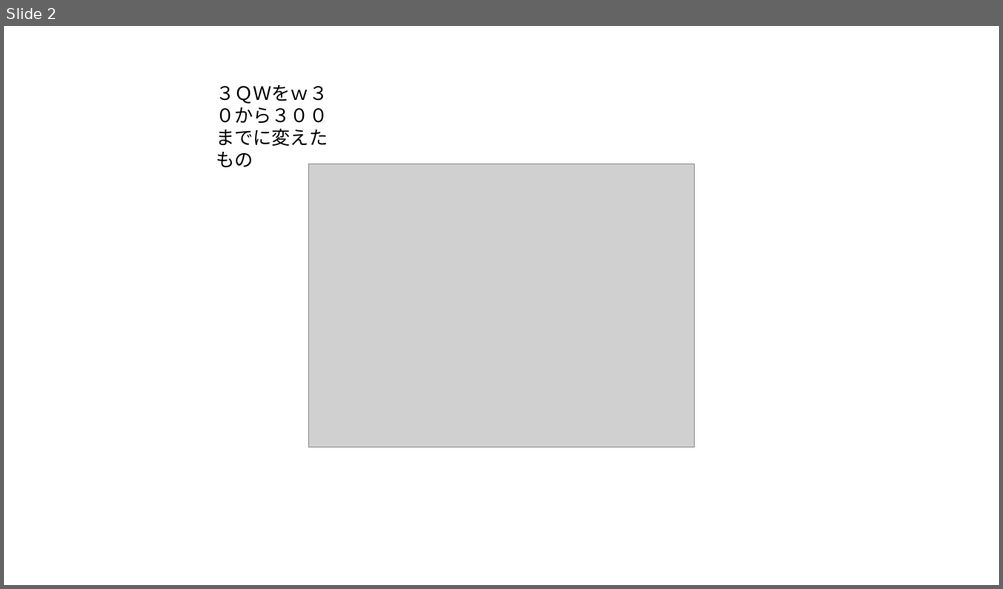
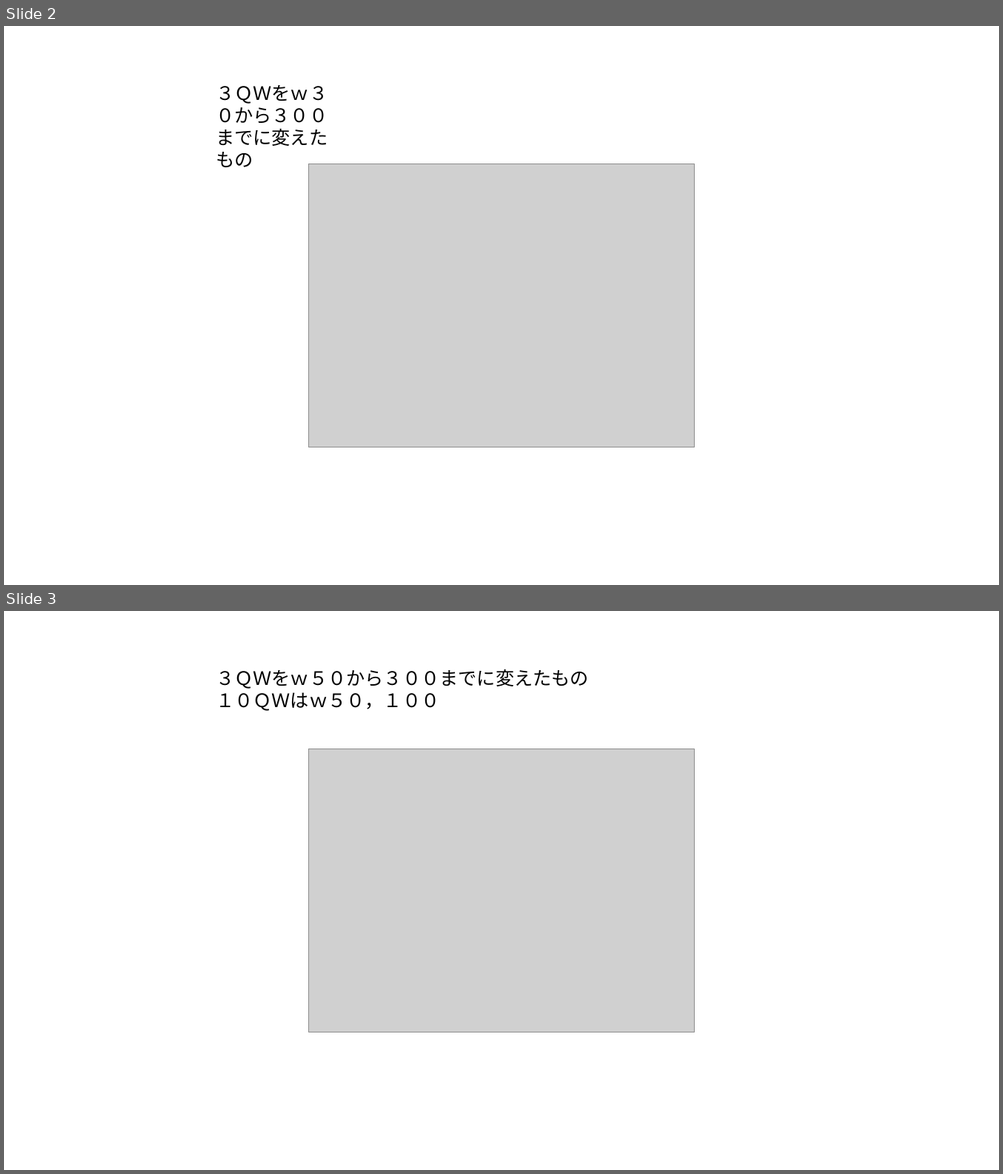
Before and after one commit to komatsubara/yakisaba, a slide deck: 修論/本文0117/figure/fig_3_1_broadcontact_modal_gain.pptx. Shown one above the other, each under a label of ours: slide 2 before the commit, slides 2 and 3 after it. The pictures are 1003x589 and 1003x1174 pixels, drawn with LibreOffice and Linux fonts; fonts in the diff are those of the drawing; grey boxes stand for pictures. Boxes give left, top, right and bottom in pixels: in the first picture for what was removed or moved away, otherwise in the second. Text is boxed around its words. In the diff, an @@ line names an element or a change of style, - is before the commit and + after.

```diff
--- a/修論/本文0117/figure/fig_3_1_broadcontact_modal_gain.pptx
+++ b/修論/本文0117/figure/fig_3_1_broadcontact_modal_gain.pptx
@@ slide 3 added at (4, 611, 999, 1170), background #FFFFFF @@
@@ text added at (216, 669, 589, 711), 18 pt, text #000000 @@
+３ＱＷをｗ５０から３００までに変えたもの
+１０ＱＷはｗ５０，１００
@@ picture added at (308, 749, 694, 1033) @@
```
Also in this commit, not shown: 14 other files.
